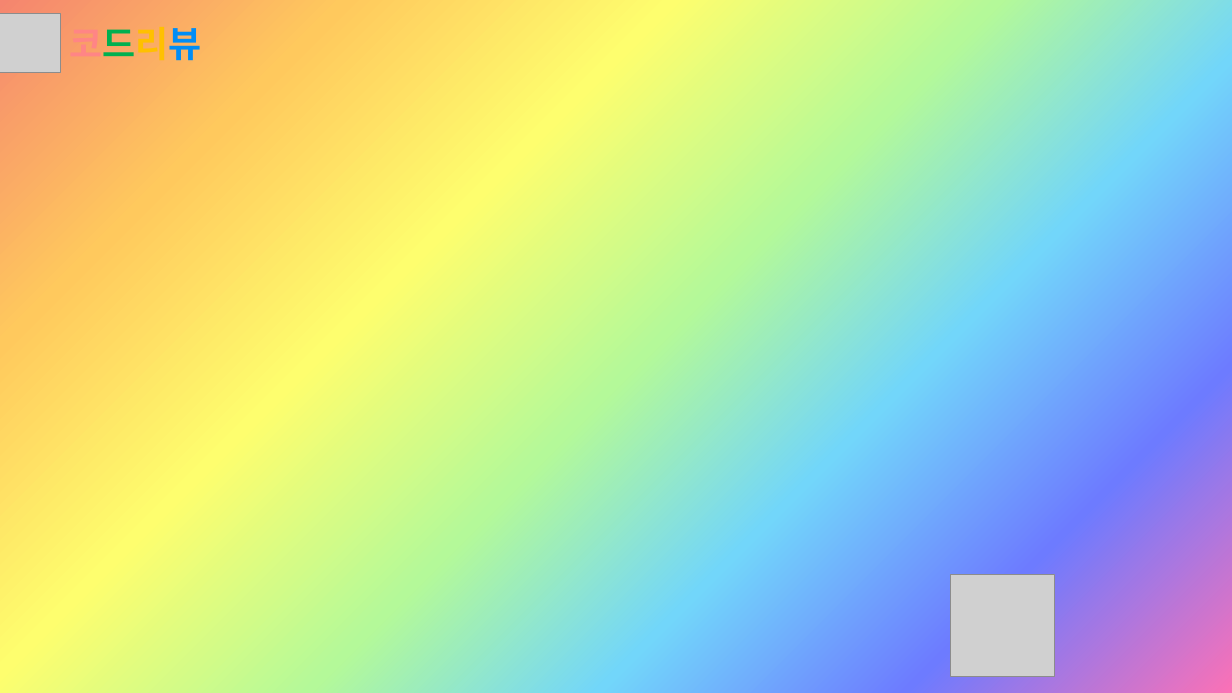
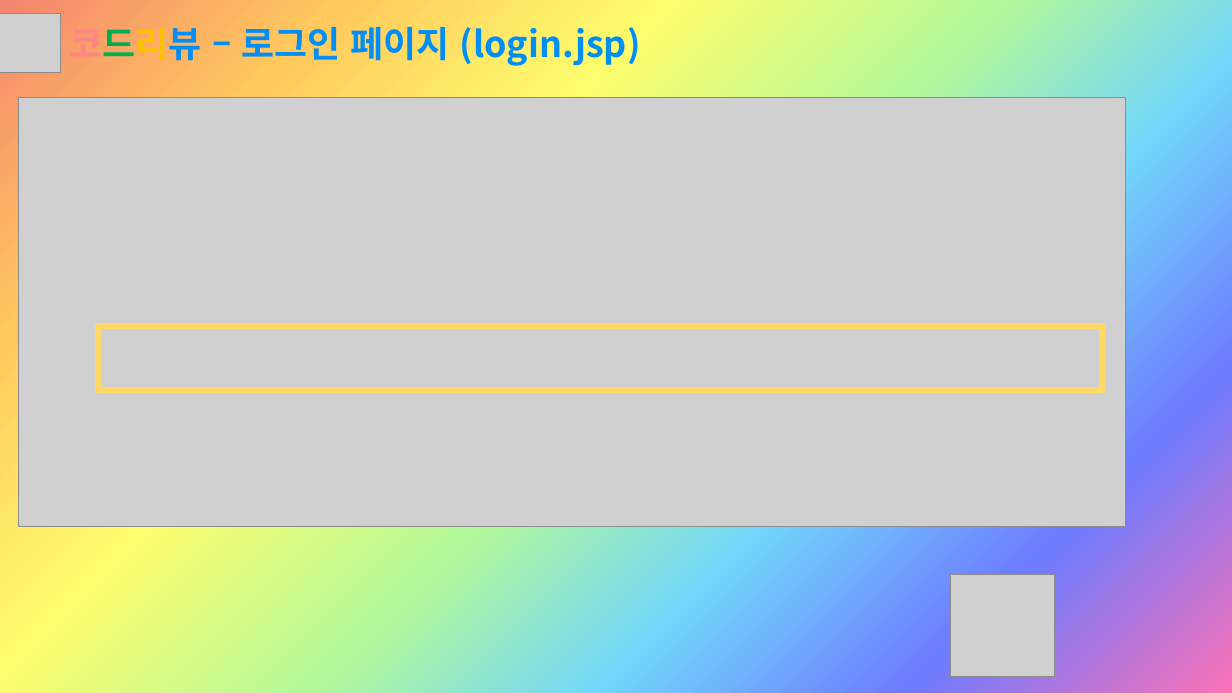
Before and after one commit to Sujin-Lim/DB-Project2, a slide deck: slide 13 of Button.pptx (slide 12 before the commit). Drawn at 1232x693 pixels with LibreOffice and Linux fonts; fonts in the diff are those of the drawing; grey boxes stand for pictures. Boxes give left, top, right and bottom in pixels: in the first picture for what was removed or moved away, otherwise in the second. Text is boxed around its words. In the diff, an @@ line names an element or a change of style, - is before the commit and + after.

```diff
--- a/Button.pptx
+++ b/Button.pptx
@@ text at <box>70,27,641,66</box>: text changed; text colour #FF8585 to #008DF6 @@
-코드리뷰
+코드리뷰 – 로그인 페이지 (login.jsp)
@@ picture added at <box>18,97,1127,526</box> @@
@@ rectangle added at <box>98,326,1103,391</box>, outline #FFD966 4.5 pt @@
```
Also in this commit, not shown: 8 other slides changed, 11 slides added.
